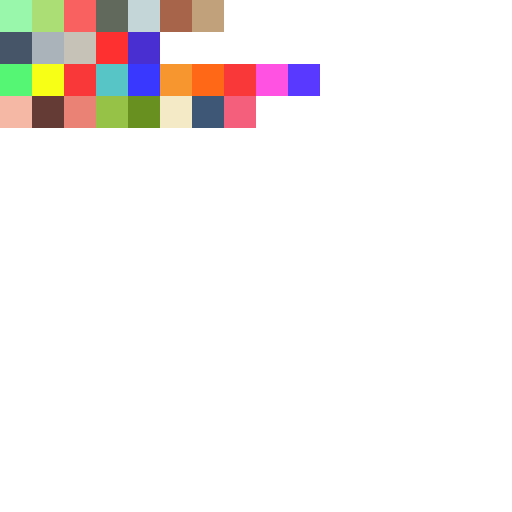
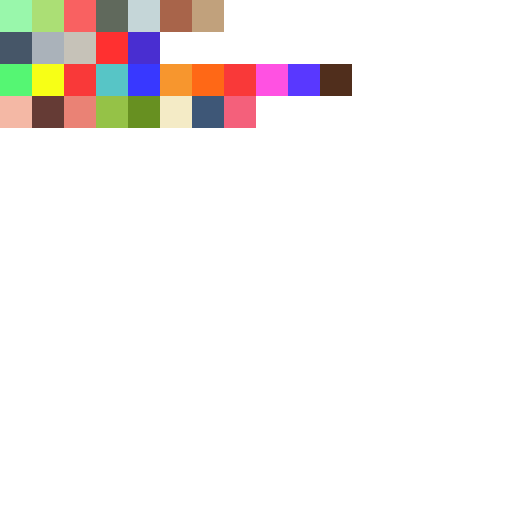
Comparing the layer stacks of the two 512 × 512 images. Changes:
added layer "Layer 7" above "Background" over box(320, 64, 352, 96)
